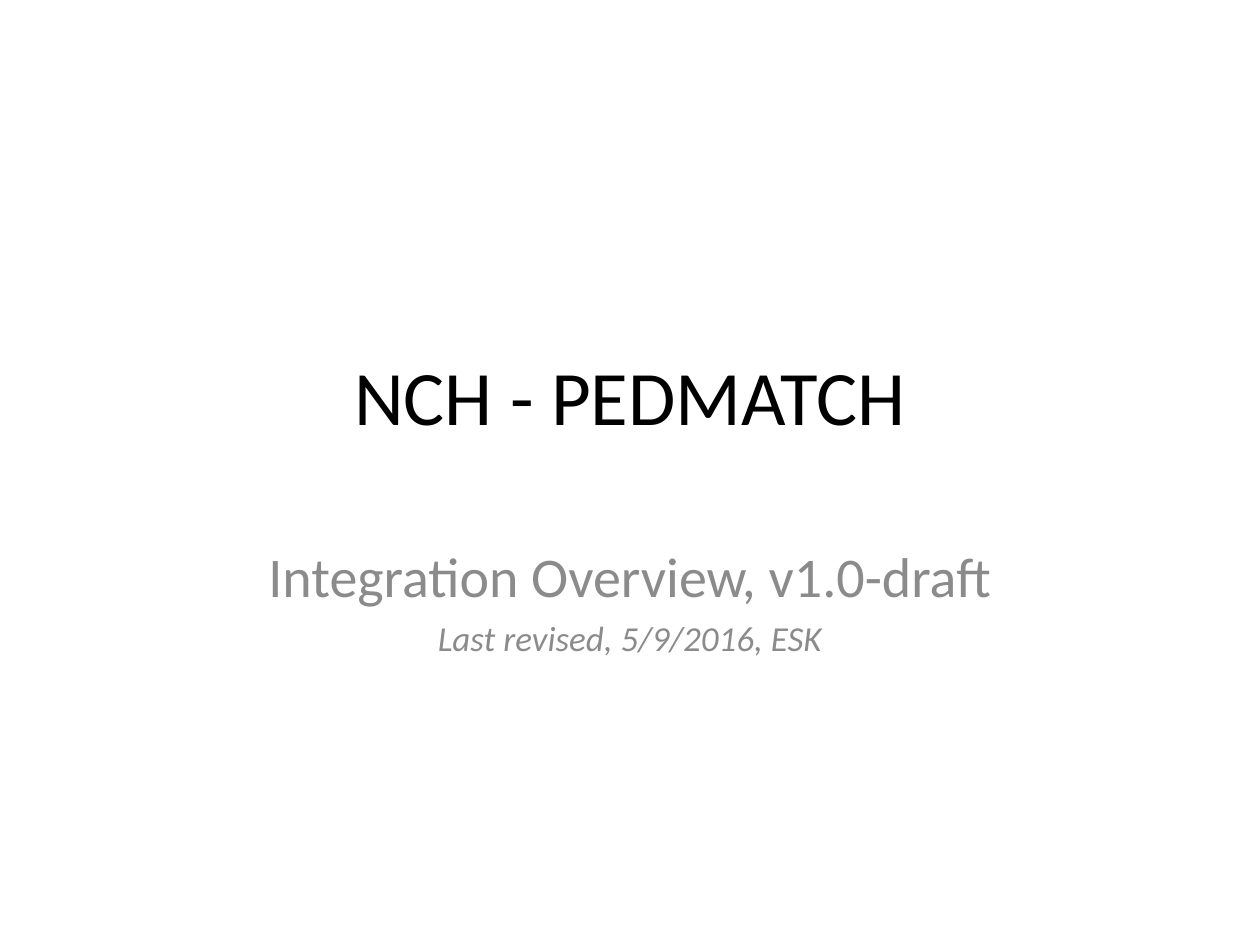
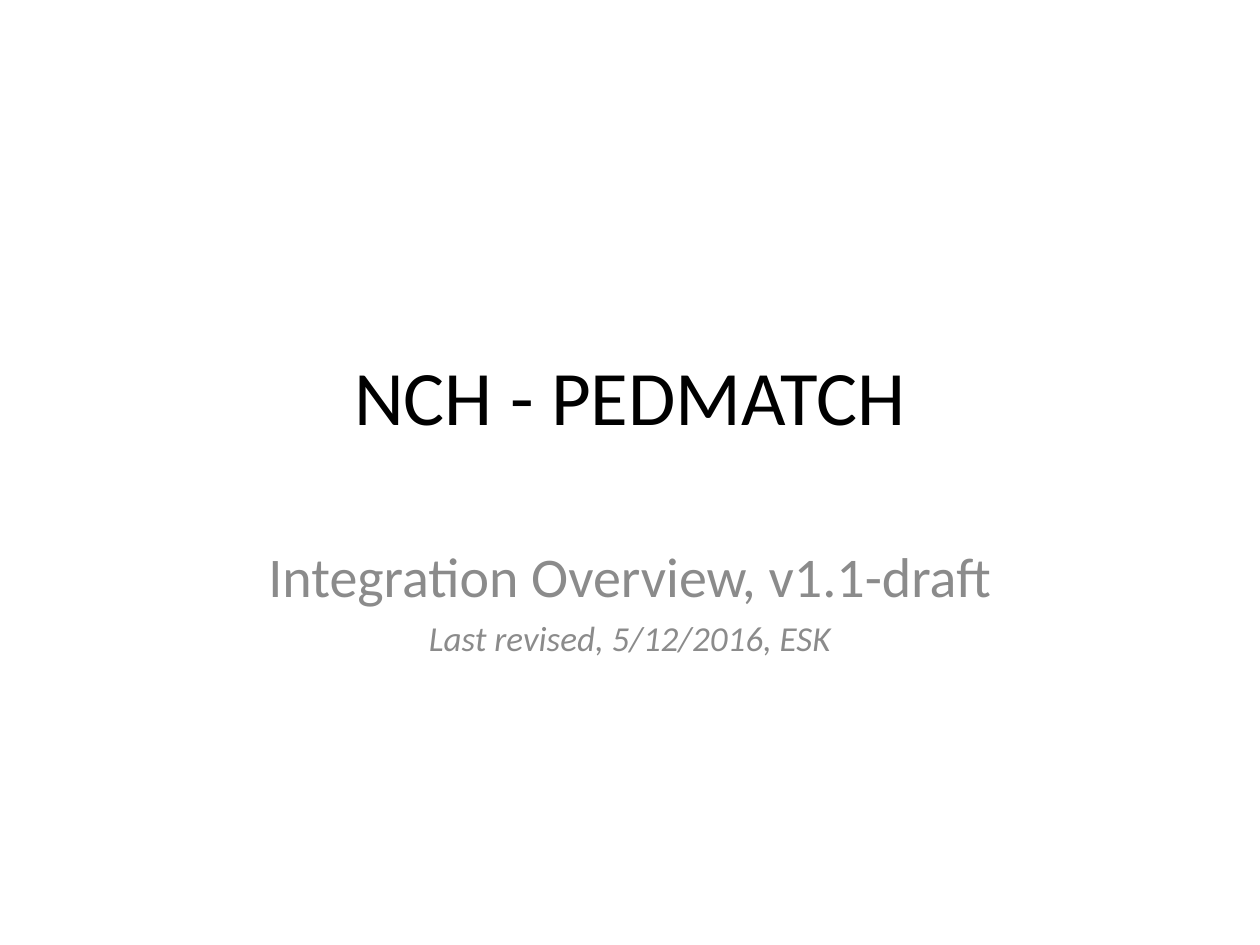
Before and after one commit to NCH-BPC-Informatics/pedmatch-arch-docs, a slide deck: slide 1 of NCH-PEDMATCH - Integration Walkthrough.pptx. Drawn at 1260x945 pixels with LibreOffice and Linux fonts; fonts in the diff are those of the drawing. Boxes give left, top, right and bottom in pixels: in the first picture for what was removed or moved away, otherwise in the second. Text is boxed around its words. In the diff, an @@ line names an element or a change of style, - is before the commit and + after.

```diff
--- a/NCH-PEDMATCH - Integration Walkthrough.pptx
+++ b/NCH-PEDMATCH - Integration Walkthrough.pptx
@@ subtitle at (268, 558, 991, 655): text changed @@
-Integration Overview, v1.0-draft
-Last revised, 5/9/2016, ESK
+Integration Overview, v1.1-draft
+Last revised, 5/12/2016, ESK
```
Also in this commit, not shown: 1 other file.
